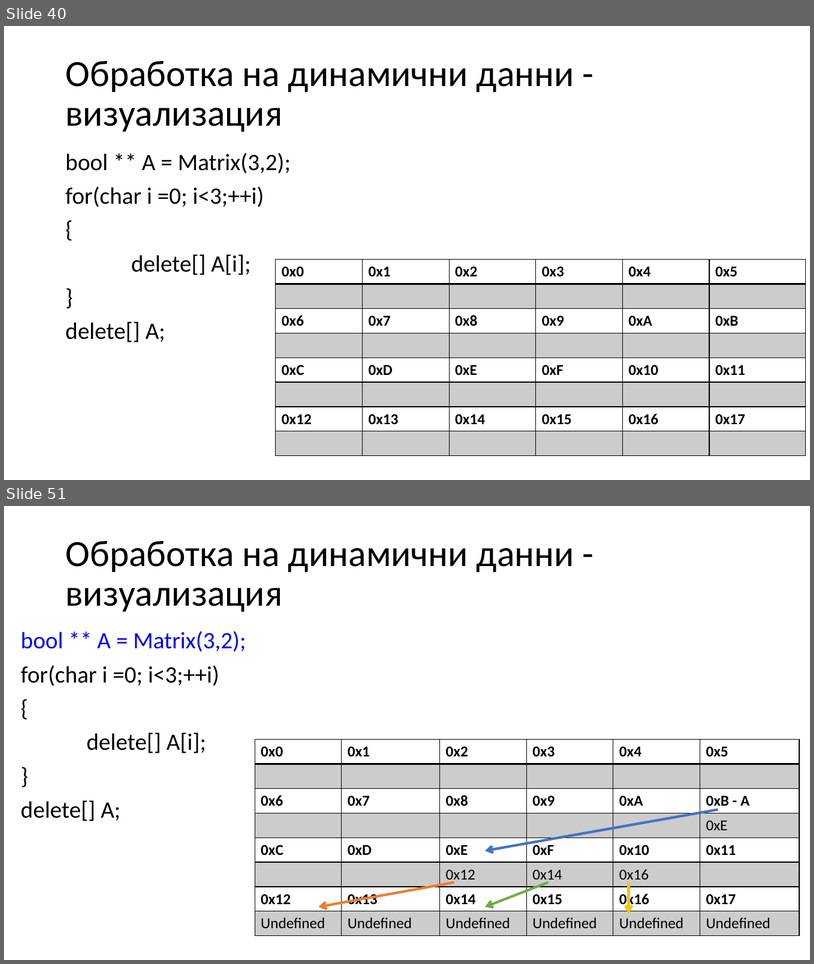
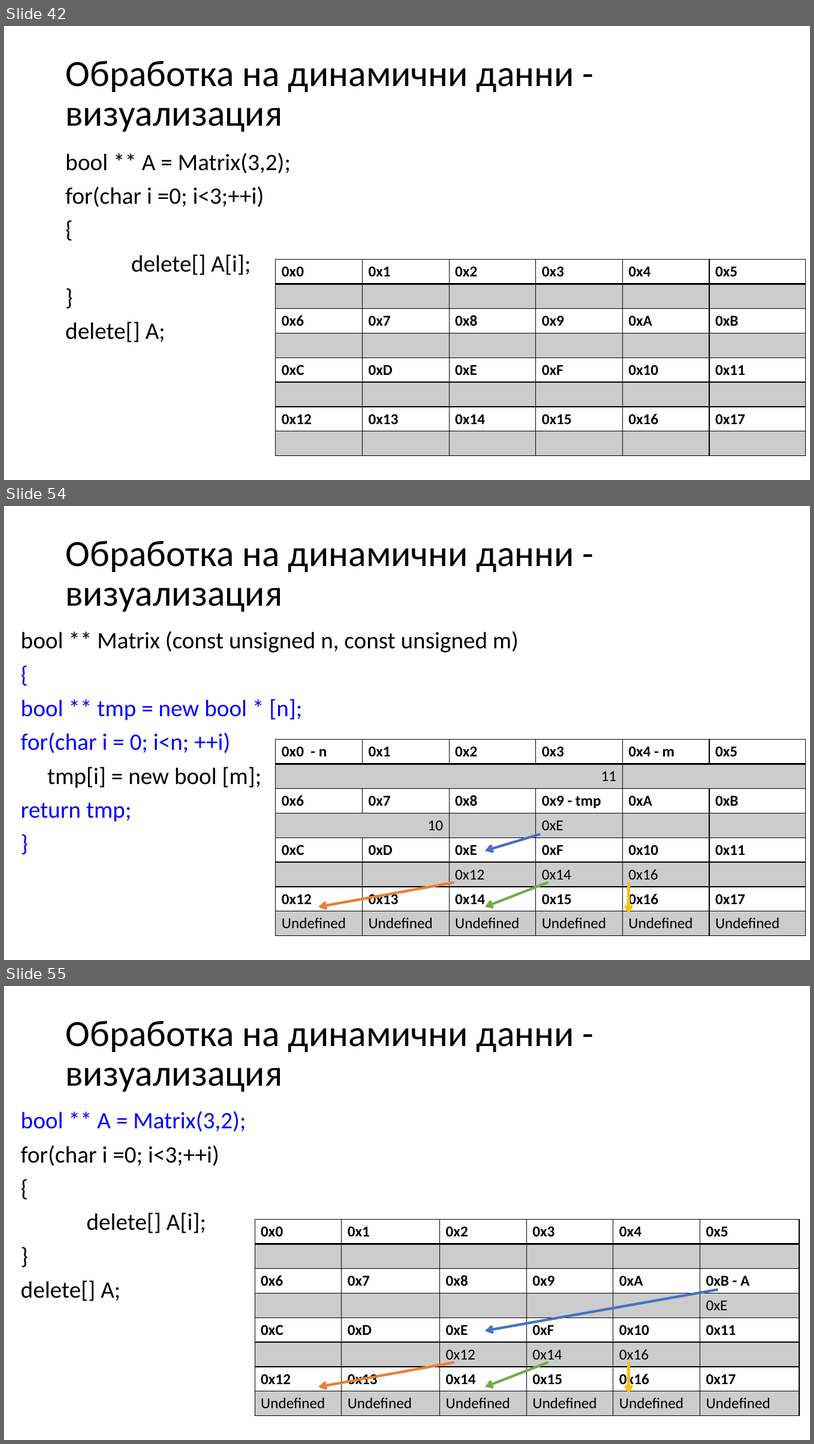
Before and after one commit to Mapmo/Uni-CPP, a slide deck: Introducing To Programming Materials/Consultation 3/Consultation3.pptx. Shown one above the other, each under a label of ours: slides 40 and 51 before the commit, slides 42, 54 and 55 after it; the slides between them are not shown. The pictures are 814x964 and 814x1444 pixels, drawn with LibreOffice and Linux fonts; fonts in the diff are those of the drawing. Boxes give left, top, right and bottom in pixels: in the first picture for what was removed or moved away, otherwise in the second. Text is boxed around its words. In the diff, an @@ line names an element or a change of style, - is before the commit and + after.

```diff
--- a/Introducing To Programming Materials/Consultation 3/Consultation3.pptx
+++ b/Introducing To Programming Materials/Consultation 3/Consultation3.pptx
@@ slide 54 added at [4,506,810,960], background #FFFFFF @@
@@ title added at [65,541,575,612], 44 pt, text #000000 @@
+Обработка на динамични данни - визуализация
@@ text added at [21,631,519,822], 28 pt, text #000000 @@
+bool ** Matrix (const unsigned n, const unsigned m)
+{
+bool ** tmp = new bool * [n];
+for(char i = 0; i<n; ++i)
+tmp[i] = new bool [m];
+return tmp;
+}
@@ table added at [276,739,804,936], 8 rows, 6 columns @@
+0x0 - n | 0x1 | 0x2 | 0x3 | 0x4 - m | 0x5
+11 |  |  |  |  | 
+0x6 | 0x7 | 0x8 | 0x9 - tmp | 0xA | 0xB
+10 |  |  | 0xЕ |  | 
+0xC | 0xD | 0xE | 0xF | 0x10 | 0x11
+ |  | 0x12 | 0x14 | 0x16 | 
+0x12 | 0x13 | 0x14 | 0x15 | 0x16 | 0x17
+Undefined | Undefined | Undefined | Undefined | Undefined | Undefined
@@ arrow added from (540, 834) to (486, 851), #4472C4 3 pt @@
@@ arrow added from (455, 882) to (318, 906), #ED7D31 3 pt @@
@@ arrow added from (548, 882) to (486, 906), #70AD47 3 pt @@
@@ arrow added from (629, 882) to (629, 913), #FFC000 3 pt @@
@@ what was slide 40 is now slide 42 @@
@@ what was slide 51 is now slide 55 @@
```
Also in this commit, not shown: 6 slides changed, 6 other slides added.
